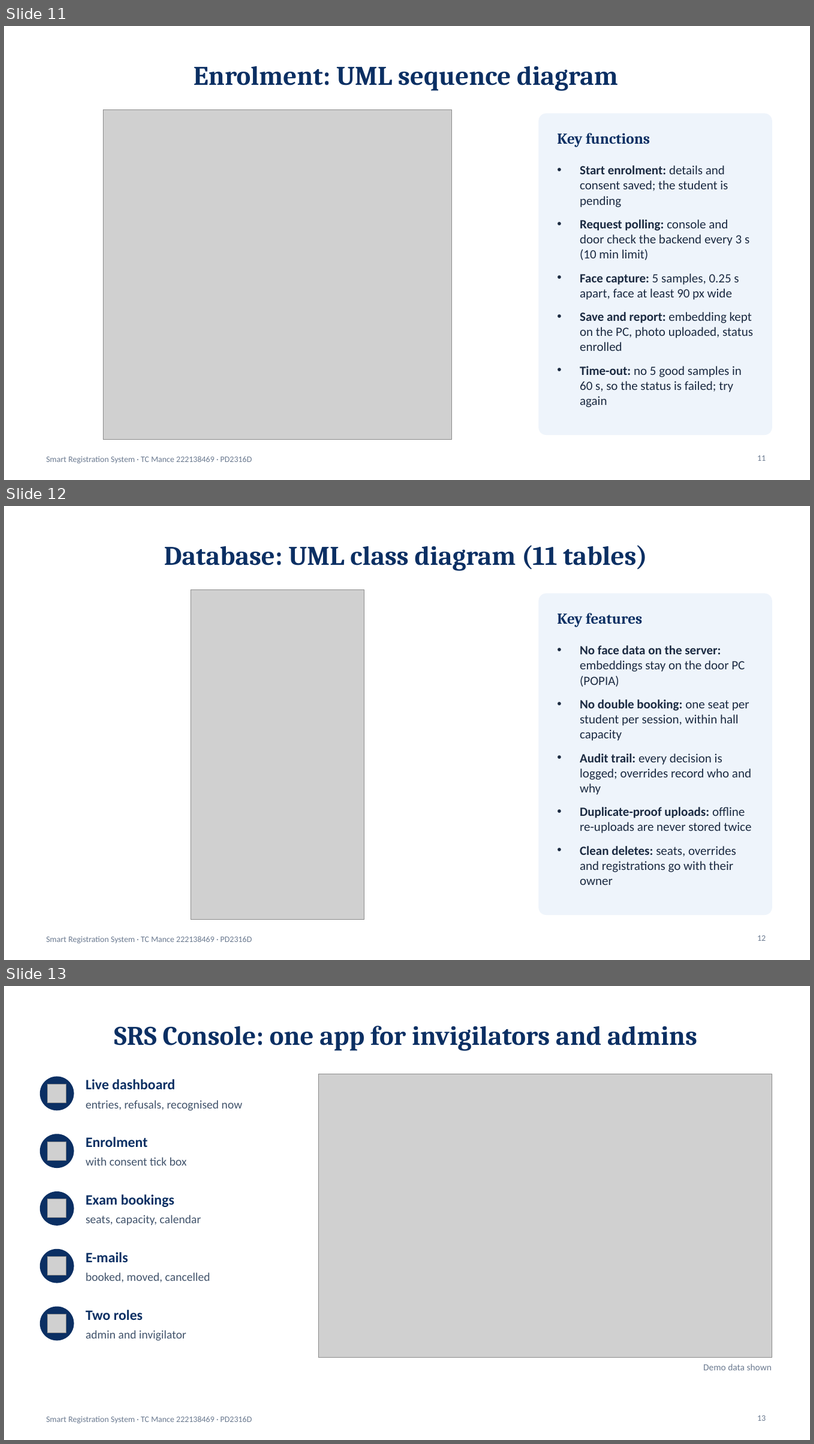
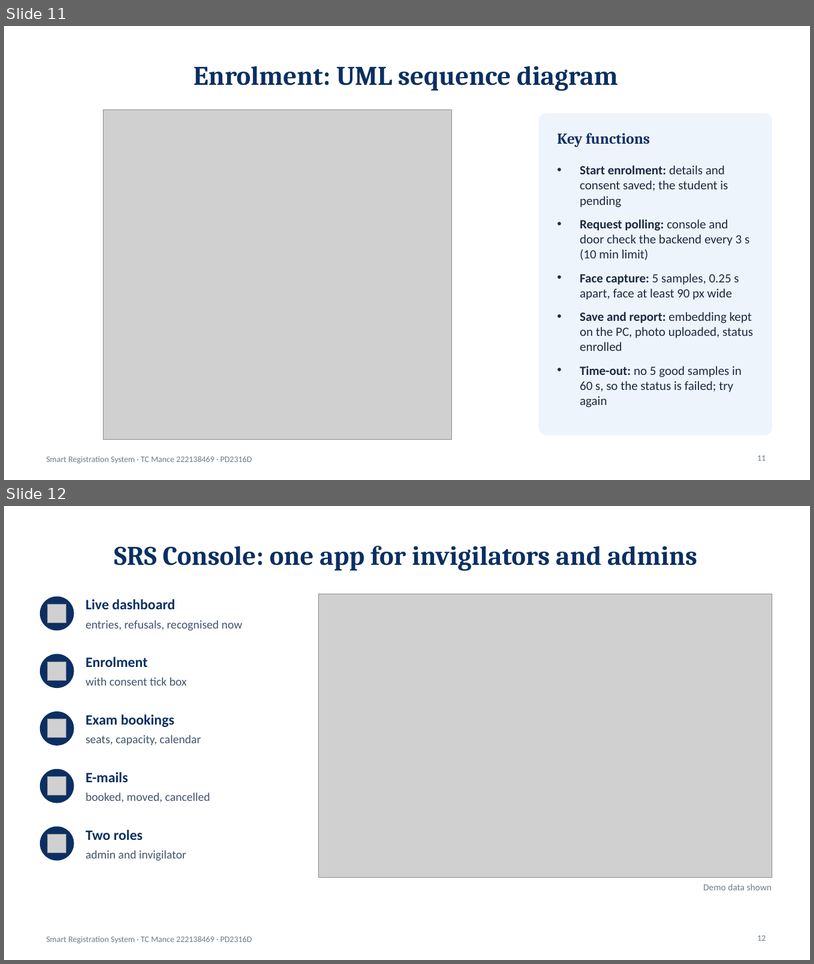
Before and after one commit to TebogoClifford/Smart_Registration_System, a slide deck: docs_out/SRS_Presentation_TC_Mance.pptx. Shown one above the other, each under a label of ours: slides 11, 12 and 13 before the commit, slides 11 and 12 after it. The pictures are 814x1444 and 814x964 pixels, drawn with LibreOffice and Linux fonts; fonts in the diff are those of the drawing; grey boxes stand for pictures. Boxes give left, top, right and bottom in pixels: in the first picture for what was removed or moved away, otherwise in the second. Text is boxed around its words. In the diff, an @@ line names an element or a change of style, - is before the commit and + after.

```diff
--- a/docs_out/SRS_Presentation_TC_Mance.pptx
+++ b/docs_out/SRS_Presentation_TC_Mance.pptx
@@ slide 12 removed at (x1=4, y1=506, x2=810, y2=960), background #FFFFFF; not listed: 1 template element that a slide beside it also shows @@
@@ title removed at (x1=164, y1=545, x2=647, y2=571) @@
-Database: UML class diagram (11 tables)
@@ picture removed at (x1=191, y1=589, x2=365, y2=919) @@
@@ rounded rectangle removed at (x1=539, y1=594, x2=772, y2=915) @@
@@ text removed at (x1=557, y1=613, x2=642, y2=627) @@
-Key features
@@ text removed at (x1=580, y1=645, x2=752, y2=885) @@
-• No face data on the server: embeddings stay on the door PC (POPIA)
-• No double booking: one seat per student per session, within hall capacity
-• Audit trail: every decision is logged; overrides record who and why
-• Duplicate-proof uploads: offline re-uploads are never stored twice
-• Clean deletes: seats, overrides and registrations go with their owner
@@ page number removed at (x1=758, y1=935, x2=766, y2=940) @@
-12
@@ what was slide 13 is now slide 12 @@
```
Also in this commit, not shown: 3 slides changed, 1 other file.
